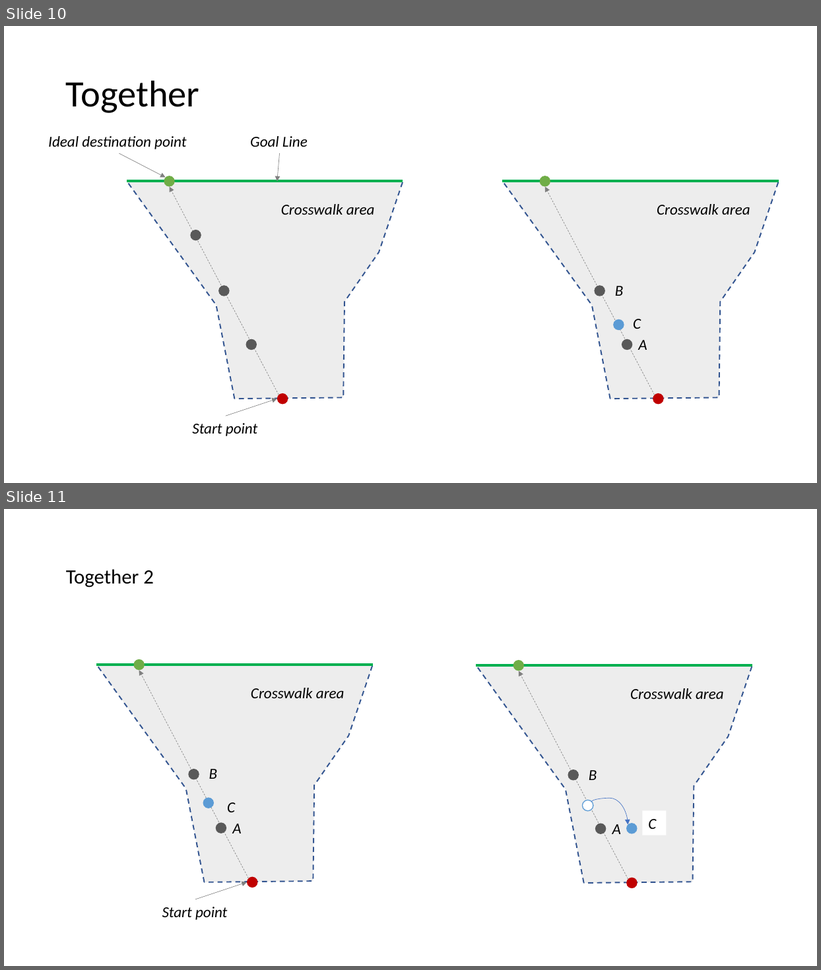
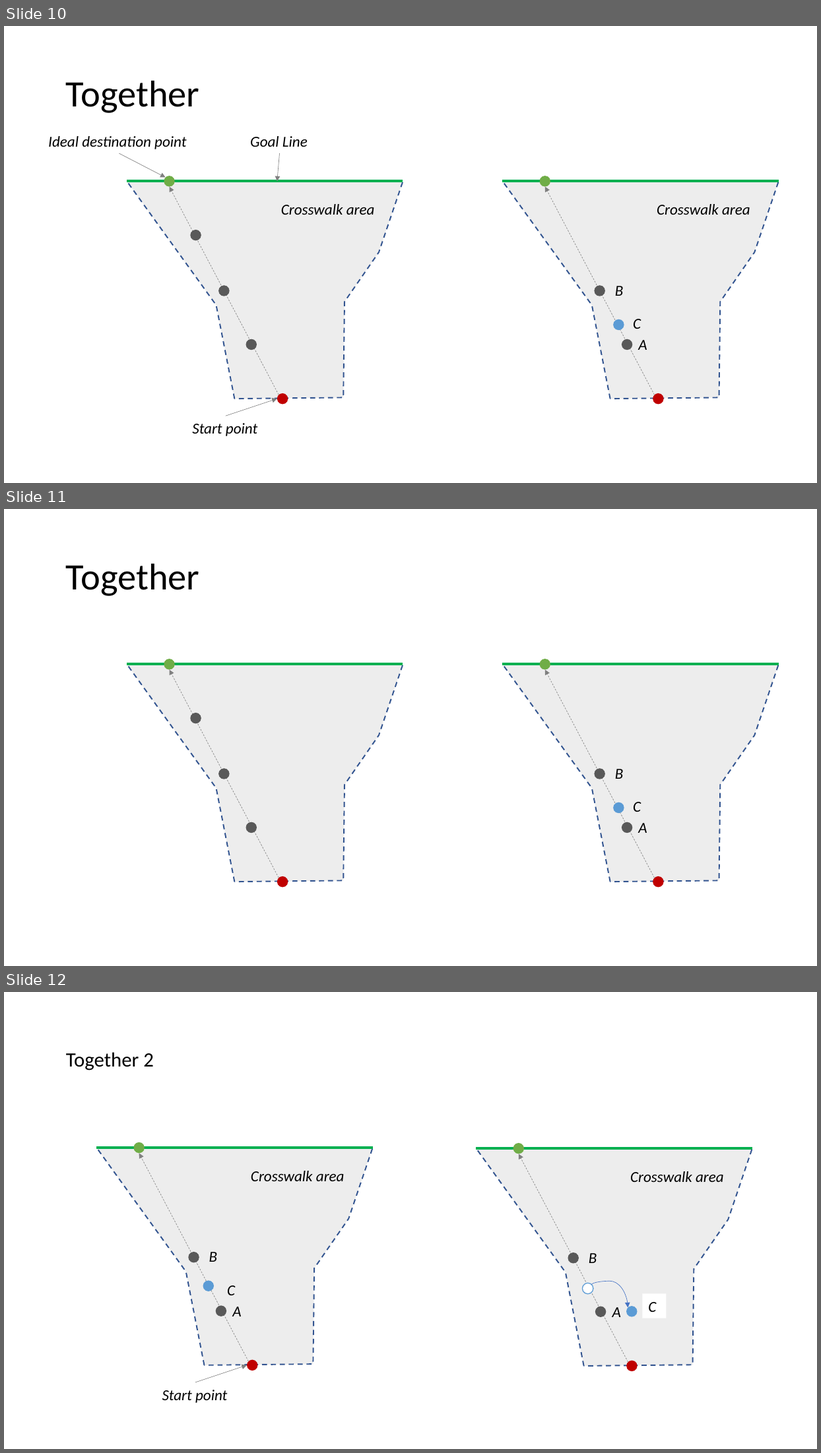
Before and after one commit to adhocmaster/carla-jaywalker-experiments, a slide deck: docs/Soft-Trajectory-Generation.pptx. Shown one above the other, each under a label of ours: slides 10 and 11 before the commit, slides 10, 11 and 12 after it. The pictures are 821x970 and 821x1453 pixels, drawn with LibreOffice and Linux fonts; fonts in the diff are those of the drawing. Boxes give left, top, right and bottom in pixels: in the first picture for what was removed or moved away, otherwise in the second. Text is boxed around its words. In the diff, an @@ line names an element or a change of style, - is before the commit and + after.

```diff
--- a/docs/Soft-Trajectory-Generation.pptx
+++ b/docs/Soft-Trajectory-Generation.pptx
@@ slide 11 added at (4,509,817,966), background #FFFFFF @@
@@ title added at (66,563,199,596), 44 pt, text #000000 @@
+Together
@@ group added at (127,659,403,888): 5 ellipses, 1 freeform shape, 1 line, 1 arrow @@
@@ group added at (503,659,780,888): 5 ellipses, 3 texts, 1 freeform shape, 1 line, 1 arrow @@
+A
+B
+C
@@ what was slide 11 is now slide 12 @@
```
Also in this commit, not shown: 5 slides changed, 6 other slides added.
